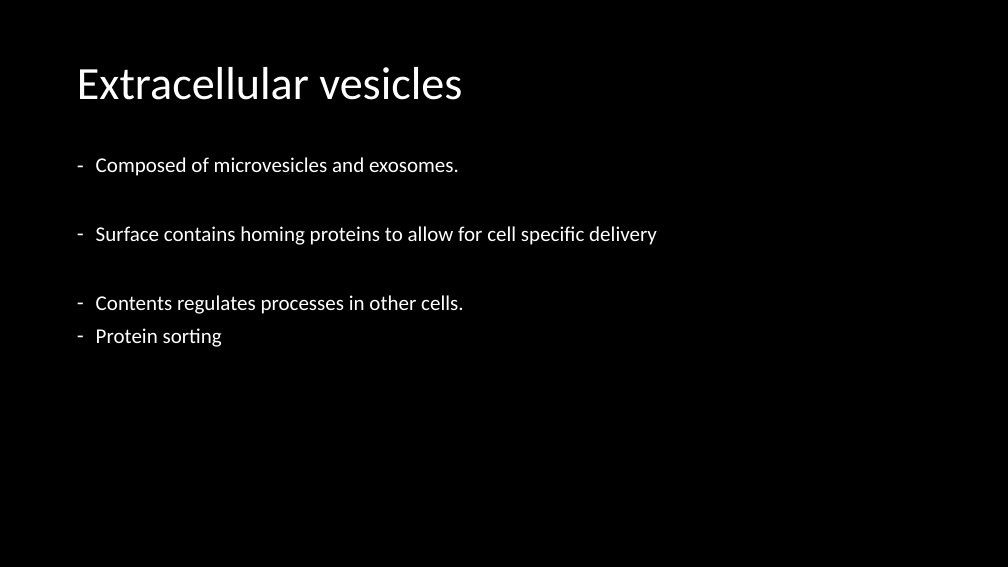
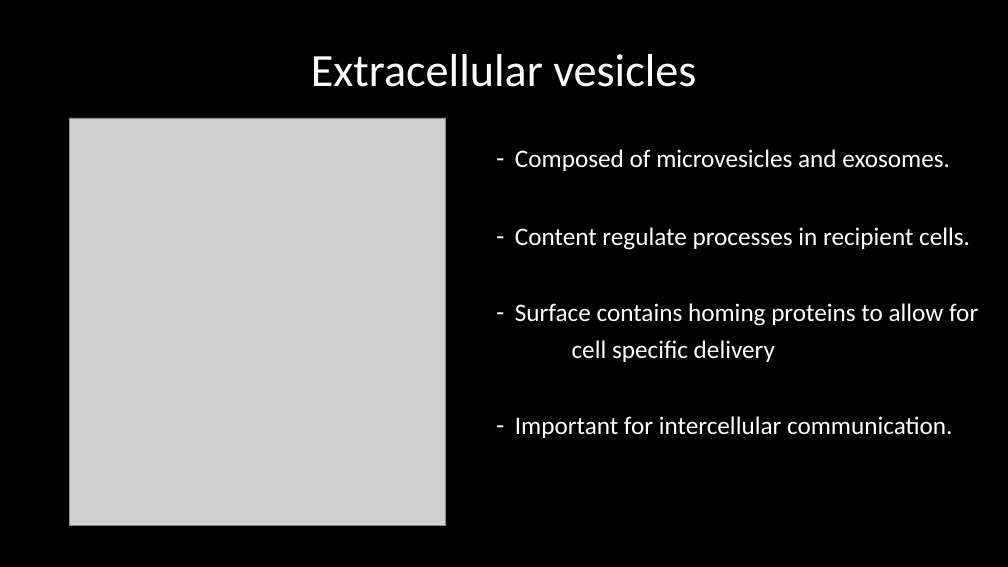
Before and after one commit to HarleyRobinson/Honours2, a slide deck: slide 3 of BackgroundInfo/Selective export of microRNA via extracellular vesicles.pptx. Drawn at 1008x567 pixels with LibreOffice and Linux fonts; fonts in the diff are those of the drawing; grey boxes stand for pictures. Boxes give left, top, right and bottom in pixels: in the first picture for what was removed or moved away, otherwise in the second. Text is boxed around its words. In the diff, an @@ line names an element or a change of style, - is before the commit and + after.

```diff
--- a/BackgroundInfo/Selective export of microRNA via extracellular vesicles.pptx
+++ b/BackgroundInfo/Selective export of microRNA via extracellular vesicles.pptx
@@ title "Extracellular vesicles": place and size @@
-title "Extracellular vesicles" at box(77, 67, 462, 100)
+title "Extracellular vesicles" at box(311, 54, 696, 87)
@@ title "Extracellular vesicles" at box(311, 54, 696, 87): alignment left to centre @@
@@ picture added at box(70, 118, 446, 526) @@
@@ text "Composed of microvesicles and exosomes.": place and size @@
-text "Composed of microvesicles and exosomes." at box(96, 157, 657, 347)
+text "Composed of microvesicles and exosomes." at box(515, 149, 978, 438)
@@ text at box(515, 149, 950, 171): size 20 to 24 pt in "Composed of microvesicles and exosomes." @@
@@ text at box(515, 227, 978, 438): text changed; size 20 to 24 pt @@
-– Surface contains homing proteins to allow for cell specific delivery
-– Contents regulates processes in other cells.
-– Protein sorting
+– Content regulate processes in recipient cells.
+– Surface contains homing proteins to allow for
+cell specific delivery
+– Important for intercellular communication.
```
Also in this commit, not shown: 6 other slides changed, 6 slides added, 2 slides removed, 7 other files.
